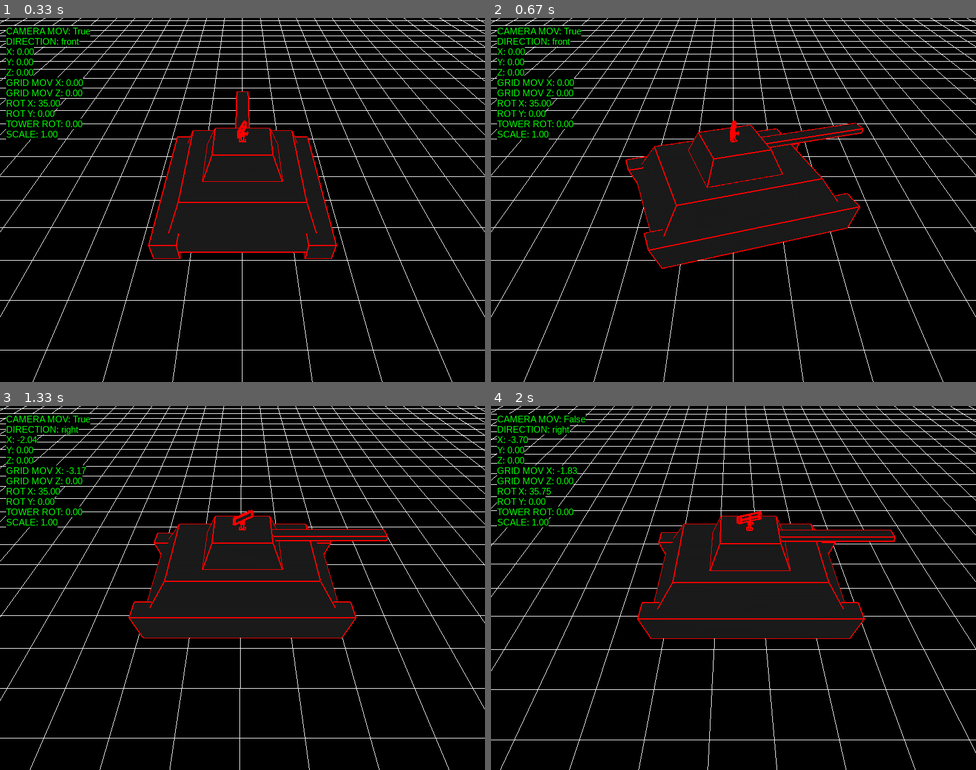
Above: before the commit, frames 1-4 (two rows, left to right).
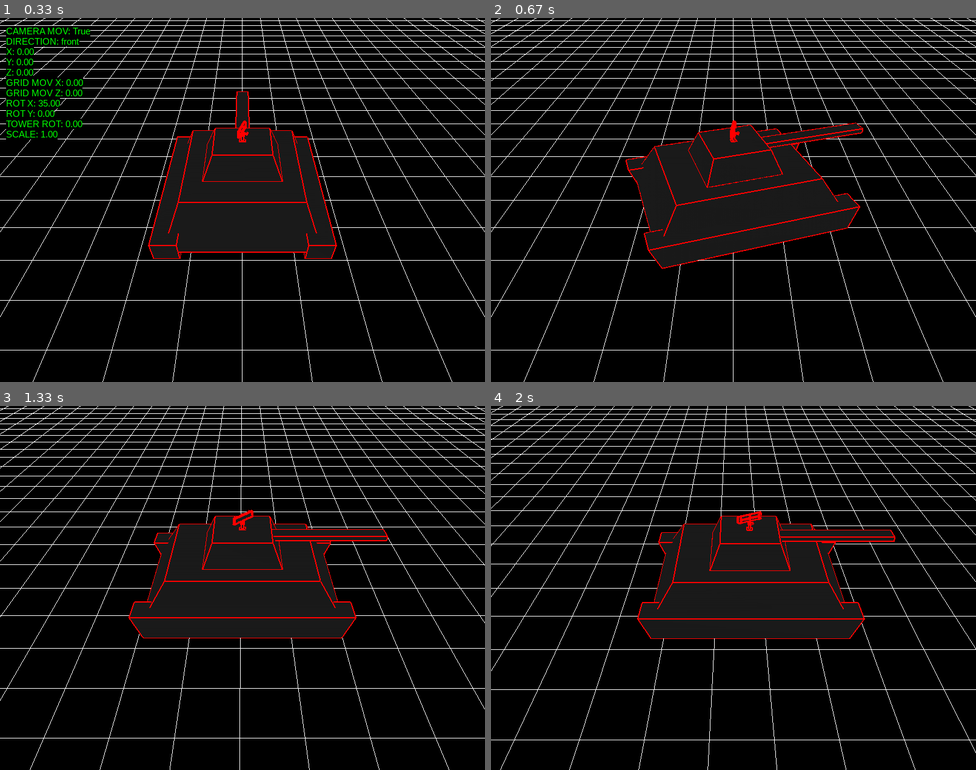
Above: after the commit, the same moments.

Repository: antonioam82/tank_controller
Game: pygame game, started from tank_demo_vb.py
Two runs of this game, one before a commit and one after it. Both use one fixed random seed, a clock stepped at 60 frames per second and the inputs below.
Inputs:
- Up to frame 1 (0.33 s): no input
- Up to frame 2 (0.67 s): hold H from 0.33 s (still down); hold Right from 0.33 s (still down)
- Up to frame 3 (1.33 s): release H at 0.8 s; release Right at 0.8 s; tap Y at 0.83 s; tap C at 1.17 s
- Up to frame 4 (2 s): tap F at 1.5 s; tap S at 1.83 s

Frame 1 is identical in both runs. In frame 2, 1.3% of the frame differs, in the area x 1-19%, y 2-34%; in frame 3, 1.3%; in frame 4, 1.3%, in the area x 1-20%, y 2-34%.

Commit message:
Implementad opción de muestra de información porpantalla

Diff:
--- a/tank_demo_vb.py
+++ b/tank_demo_vb.py
@@ -420,6 +420,9 @@
                     #grid_mov_x = grid_mov_z = 0.0
                     #stop_rate_x, stop_rate_z = stop_movement(direction)
                     braking = True
+
+                elif e.key == K_h:
+                    hide_info = not hide_info
 
                 elif e.key == K_j:
                     hide_info = not hide_info
